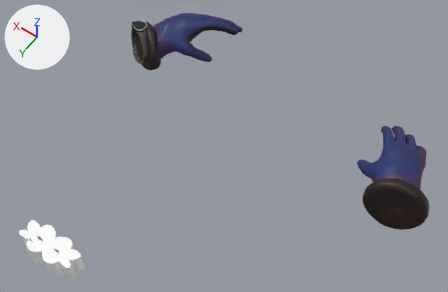
The FBX model Assets/Art/Animations/Character/Final V2/HANDS/Anim_Hands_Drop.fbx as it was, and as the next commit left it.
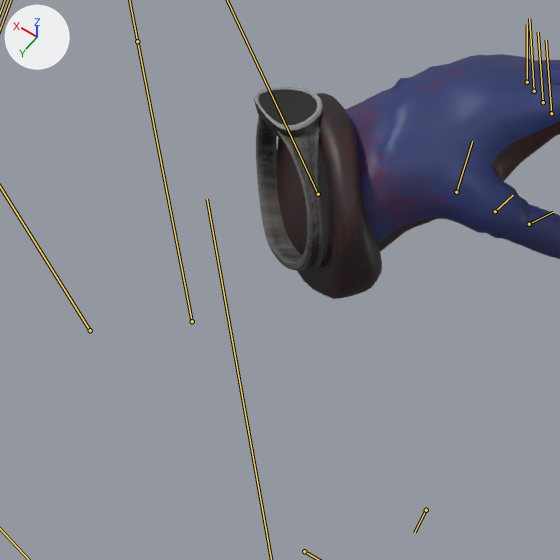
Each version is shown whole from a 50 mm lens placed at (-0.961, 0.833, 2.223), pointed at (-0.143, -0.312, 0.423), then close up on the part from 16% to 45% of the width and 0% to 45% of the height. The lights are fixed; the arrows at upper left show +X, +Y and +Z. Both versions are drawn at frame 10 of the action 'Take 001'; the numbers are the values there. The bones that bend it are drawn over the model as lines in the close-ups.

The first close-up shows 'SM_CharacterRig:low2_watch_low'.
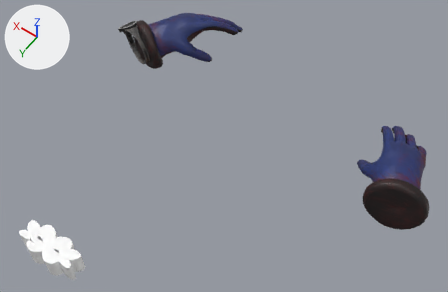
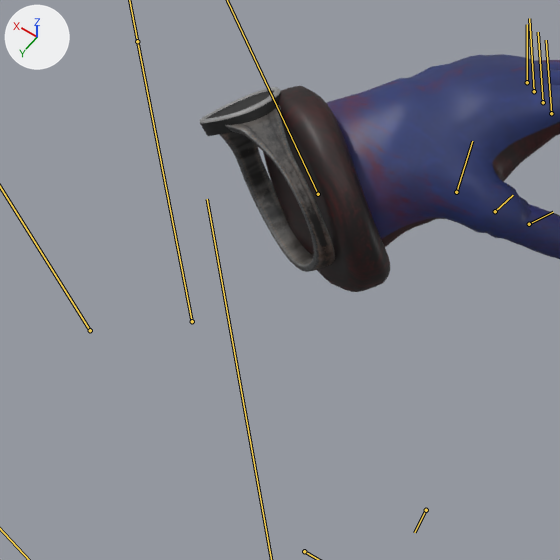
Changed parts and their boxes [x1, y1, x2, y2] in the close-ups (560 x 560 px):
```json
{"object": "SM_CharacterRig:low2_watch_low", "change": "posed", "before": [254, 54, 560, 299], "after": [200, 54, 560, 292]}
```

Edits to the scene script, one JSON object a line:
```json
{"block": "bone_sm_characterrig_bn_l_brazo", "where": "bone_sm_characterrig_bn_l_brazo = bpy.data.objects['SM_CharacterRig:Joints'].pose.bones['SM_CharacterRig:bn_l_brazo']  # child of 'SM_CharacterRig:bn_l_clavicula'"}
{"op": "set", "path": "bone_sm_characterrig_bn_l_brazo.rotation_quaternion", "old": "(0.318, 0.601, -0.155, 0.716)", "new": "(0.659, 0.459, -0.28, 0.526)", "note": "degrees (35, -74, 105) -> degrees (36, -58, 56)"}
{"block": "bone_sm_characterrig_bn_l_muneca", "where": "bone_sm_characterrig_bn_l_muneca = bpy.data.objects['SM_CharacterRig:Joints'].pose.bones['SM_CharacterRig:bn_l_muneca']  # child of 'SM_CharacterRig:bn_l_codo'"}
{"op": "set", "path": "bone_sm_characterrig_bn_l_muneca.rotation_quaternion", "old": "(0.87, -0.099, -0.186, 0.446)", "new": "(0.95, 0.185, -0.214, 0.129)", "note": "degrees (-20, -14, 57) -> degrees (19, -27, 11)"}
```
